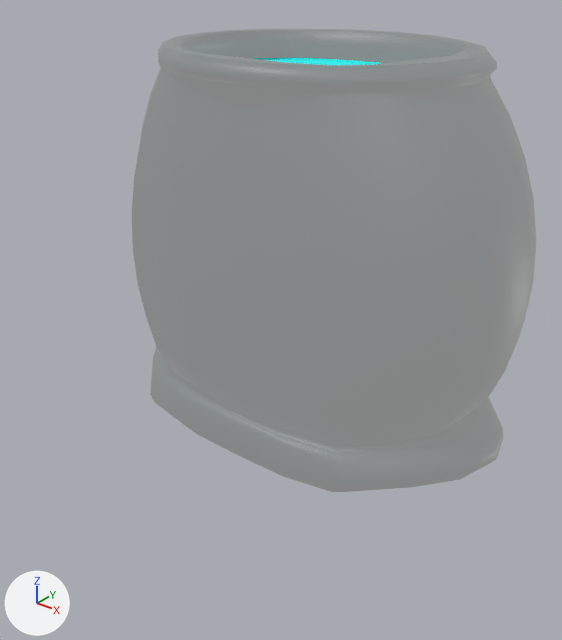
Two versions of the FBX model Golfish.fbx, one commit apart.
Before and after are seen from a camera (50 mm lens) standing at (0.157, -0.217, 0.166) and looking at (0.01, -0.033, 0.052). The lights are fixed; the arrows at lower left show +X, +Y and +Z. Where no turn or scale is listed for an object, it has been applied to the vertices.

The older version as bpy lines, for what is in view:
```python
me_mesh_001 = bpy.data.meshes.new('Mesh.001')
me_mesh_001.from_pydata(...)  # 768 vertices, 768 faces; spans x -0.08..0.08, y -0.039..0.061, z 0.0..0.136
# faces by material slot: [684, 84]
me_mesh_001.materials.append(mat_lambert1)  # black #002b2b
me_mesh_001.materials.append(mat_lambert7)  # brown #534f42
ob_fishbowl = bpy.data.objects.new('Fishbowl', me_mesh_001)
ob_fishbowl.location = (0.0, -0.011, 0.0)
```
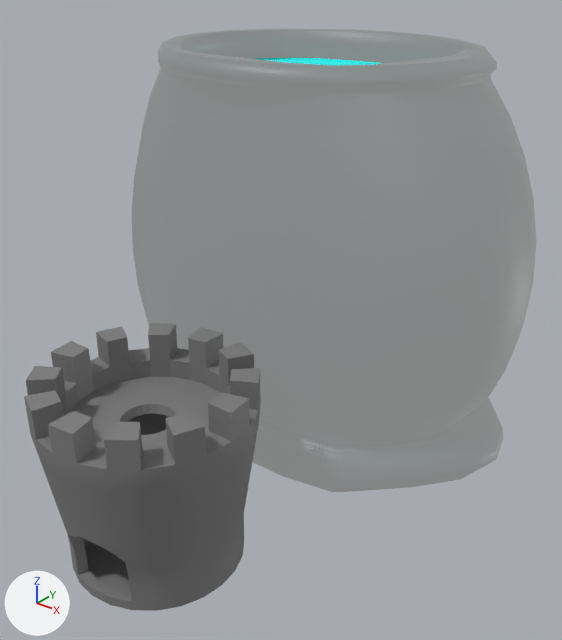
Where the newer file only moved an object's origin or applied its transform, the numbers keep the older frame.

Where the change shows, as pixel boxes (x1, y1, x2, y2) in the pictures (562 x 640 px):
'Castle1', added: after (24, 323, 261, 611)

The change in detail:
Material 'Castle' (mat_castle) is new.
Its base color is (0.205, 0.205, 0.205) (grey #7d7d7d).
Mesh me_mesh_005 is new.
It has 1160 vertices, 1165 faces and spans x -0.0343..0.0343, y -0.0343..0.0343, z 0.0..0.0656.
It uses material mat_castle (grey #7d7d7d).
Object 'Castle1' (ob_castle1) is new; it shows me_mesh_005.
Its location is (0.0, -0.085, -0.0145).
